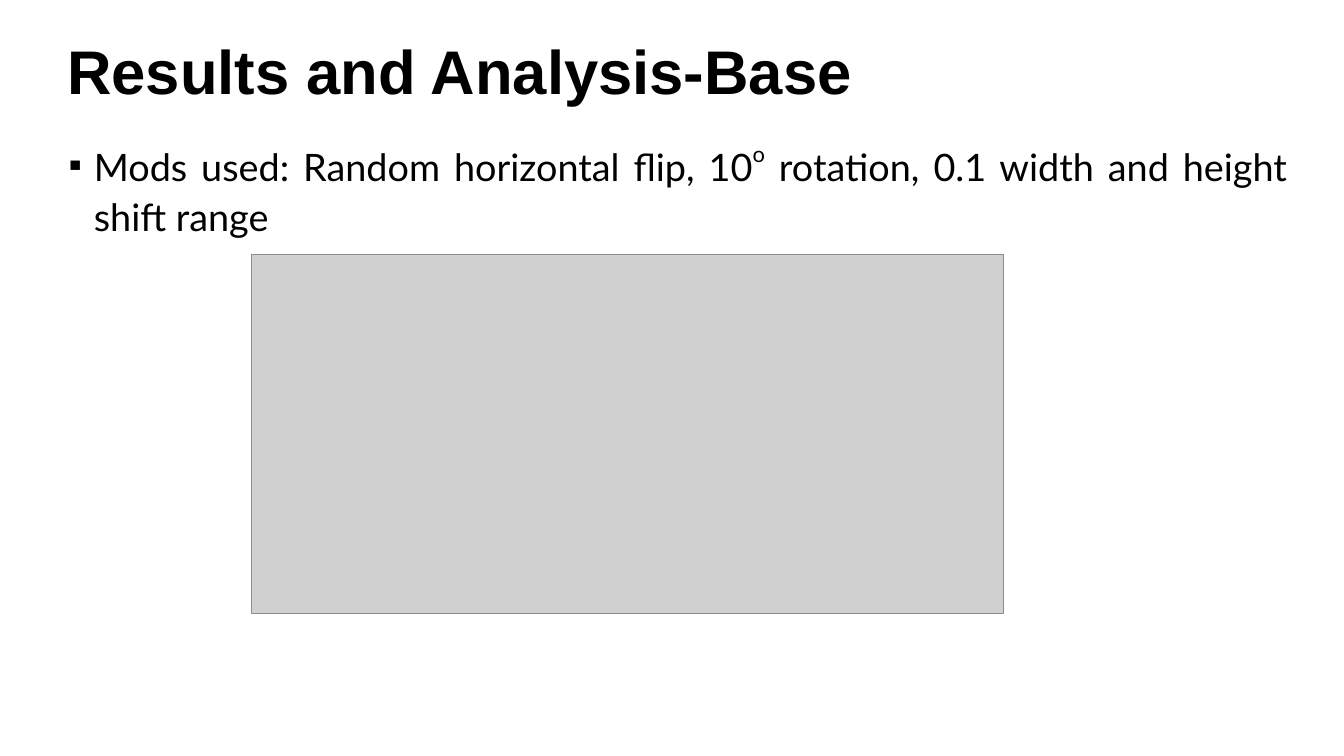
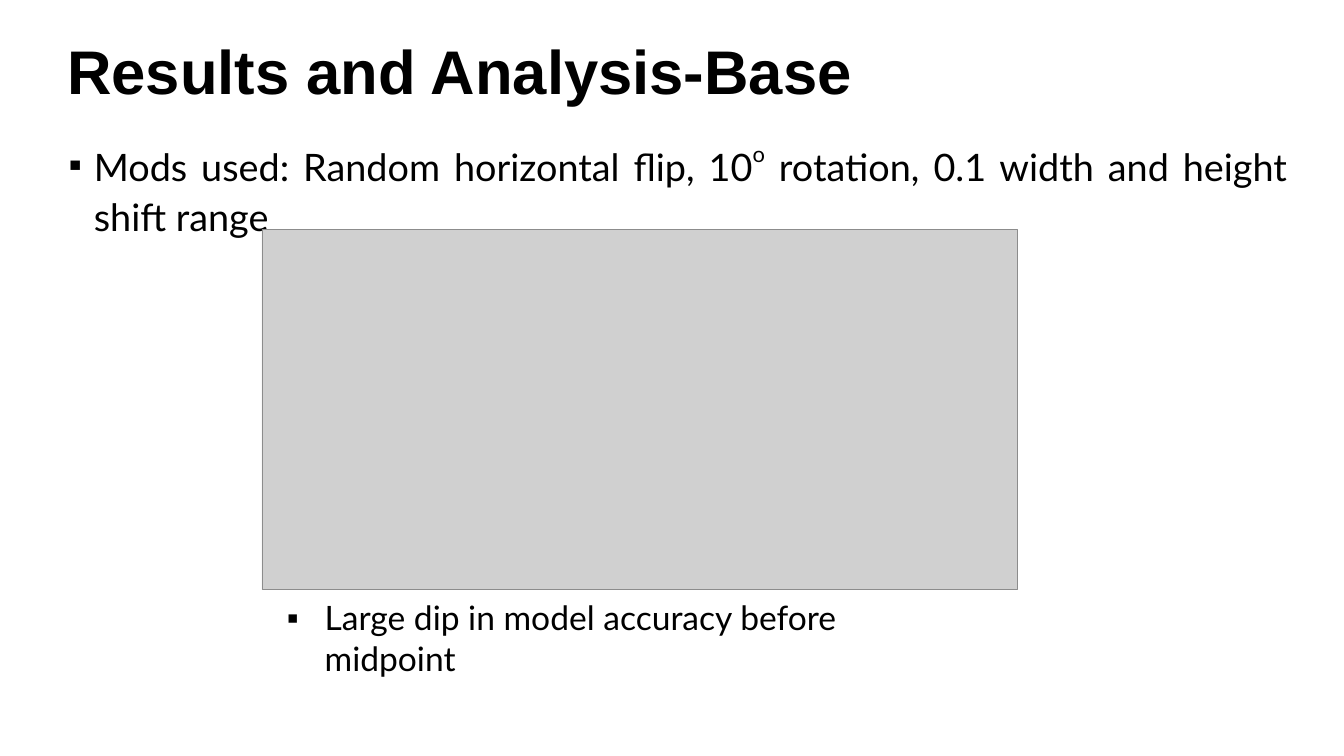
Before and after one commit to imarquez7891/MLSpring2018, a slide deck: slide 13 of MLPresentaion.pptx. Drawn at 1344x756 pixels with LibreOffice and Linux fonts; fonts in the diff are those of the drawing; grey boxes stand for pictures; background and template pictures are left out. Boxes give left, top, right and bottom in pixels: in the first picture for what was removed or moved away, otherwise in the second. Text is boxed around its words. In the diff, an @@ line names an element or a change of style, - is before the commit and + after.

```diff
--- a/MLPresentaion.pptx
+++ b/MLPresentaion.pptx
@@ picture: place and size @@
-picture at (251,254,1004,613)
+picture at (262,230,1017,590)
@@ text added at (325,605,836,677), 48 pt, text #000000 @@
+▪ Large dip in model accuracy before midpoint
```
Also in this commit, not shown: 10 other slides changed.
